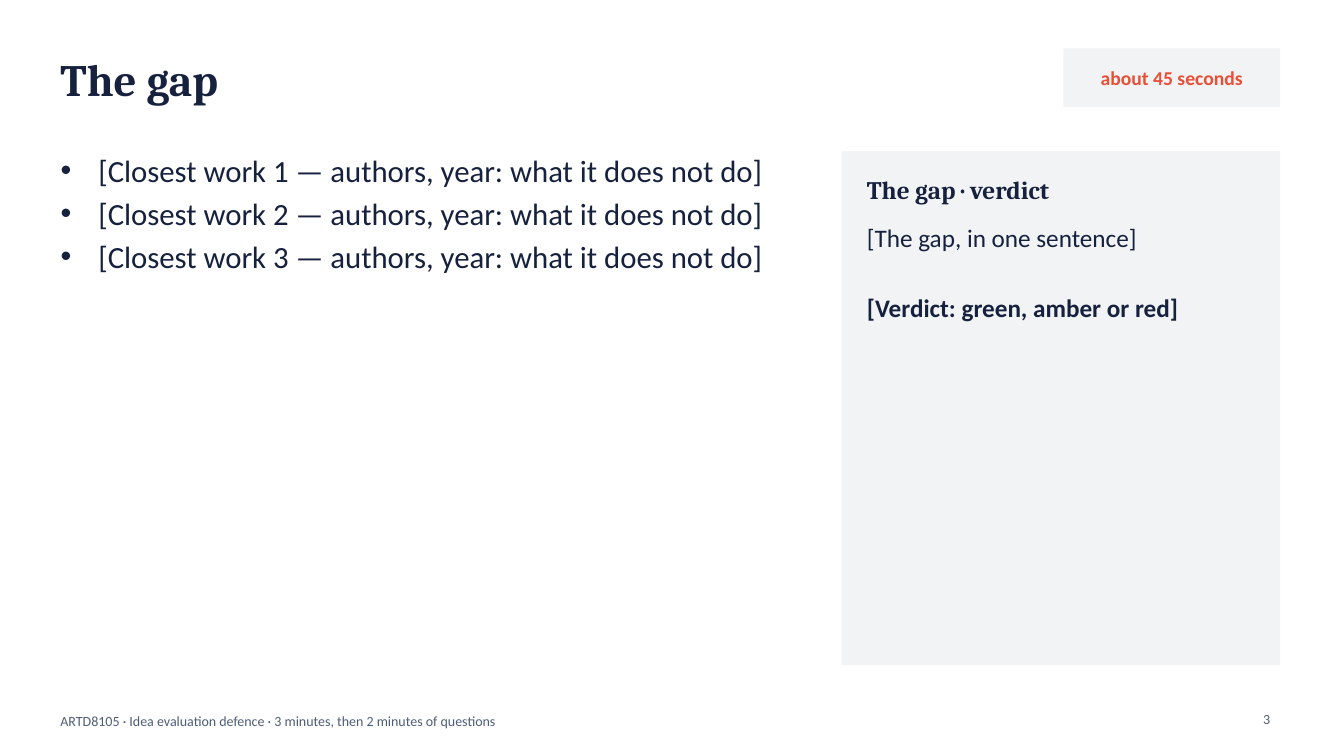
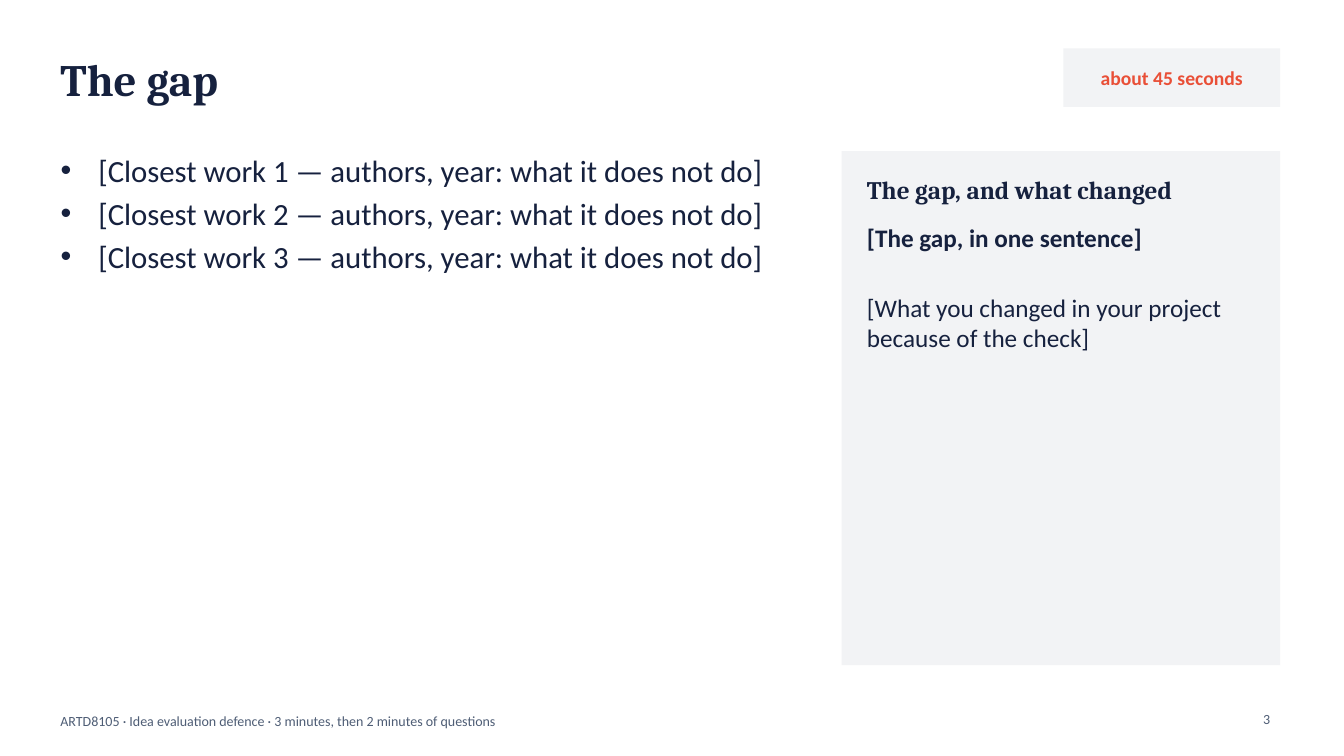
Before and after one commit to AtticusSims/ARTD8105, a slide deck: slide 3 of course/templates/idea_evaluation_defence.pptx. Drawn at 1344x756 pixels with LibreOffice and Linux fonts; fonts in the diff are those of the drawing. Boxes give left, top, right and bottom in pixels: in the first picture for what was removed or moved away, otherwise in the second. Text is boxed around its words. In the diff, an @@ line names an element or a change of style, - is before the commit and + after.

```diff
--- a/course/templates/idea_evaluation_defence.pptx
+++ b/course/templates/idea_evaluation_defence.pptx
@@ text at [867,181,1172,205]: text changed @@
-The gap · verdict
+The gap, and what changed
@@ text at [867,228,1142,252]: bold on in "[The gap, in one sentence]" @@
@@ text at [867,298,1220,351]: text changed; bold off @@
-[Verdict: green, amber or red]
+[What you changed in your project because of the check]
```
Also in this commit, not shown: 11 other files.
